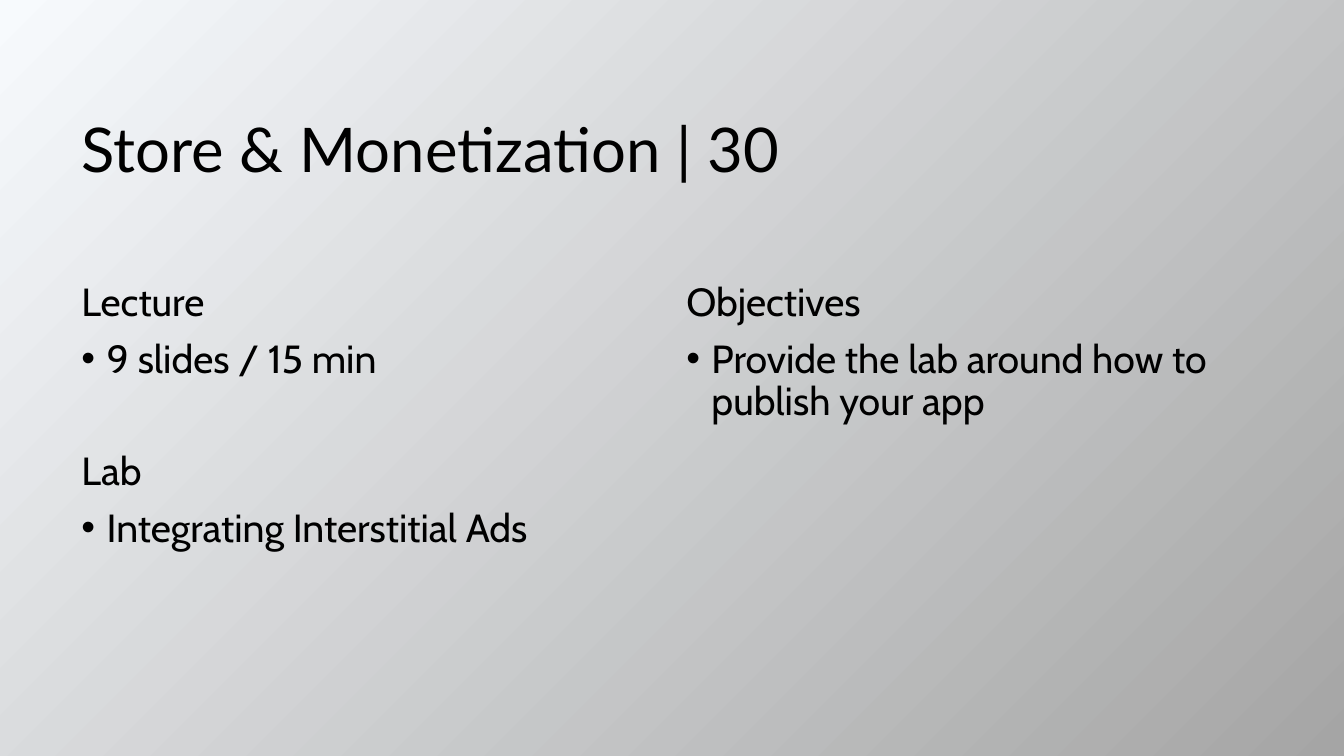
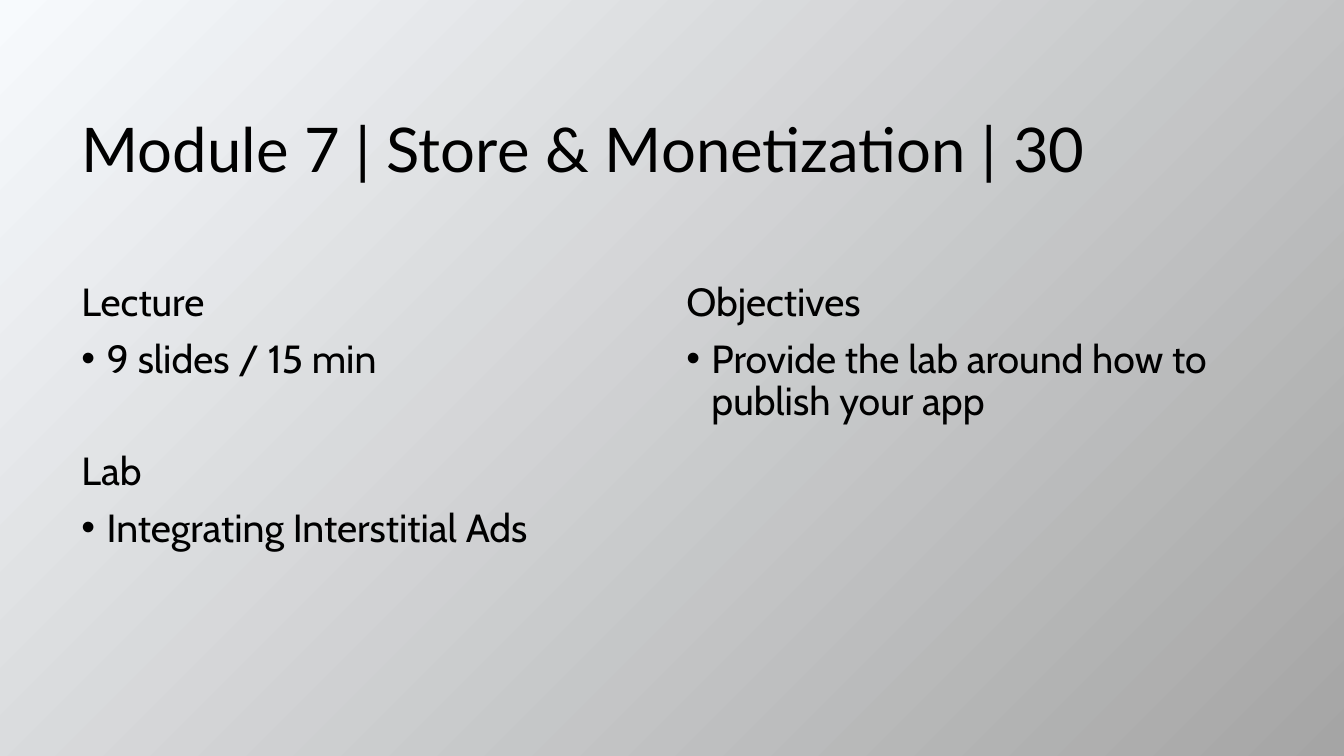
Before and after one commit to evangelism/WinDevWorkshop, a slide deck: slide 16 of 10.08.15.Train the Trainer.pptx. Drawn at 1344x756 pixels with LibreOffice and Linux fonts; fonts in the diff are those of the drawing. Boxes give left, top, right and bottom in pixels: in the first picture for what was removed or moved away, otherwise in the second. Text is boxed around its words. In the diff, an @@ line names an element or a change of style, - is before the commit and + after.

```diff
--- a/10.08.15.Train the Trainer.pptx
+++ b/10.08.15.Train the Trainer.pptx
@@ title at <box>81,126,1084,173</box>: text changed @@
-Store & Monetization | 30
+Module 7 | Store & Monetization | 30
```
Also in this commit, not shown: 7 other slides changed, 1 slide added, 1 slide removed.
